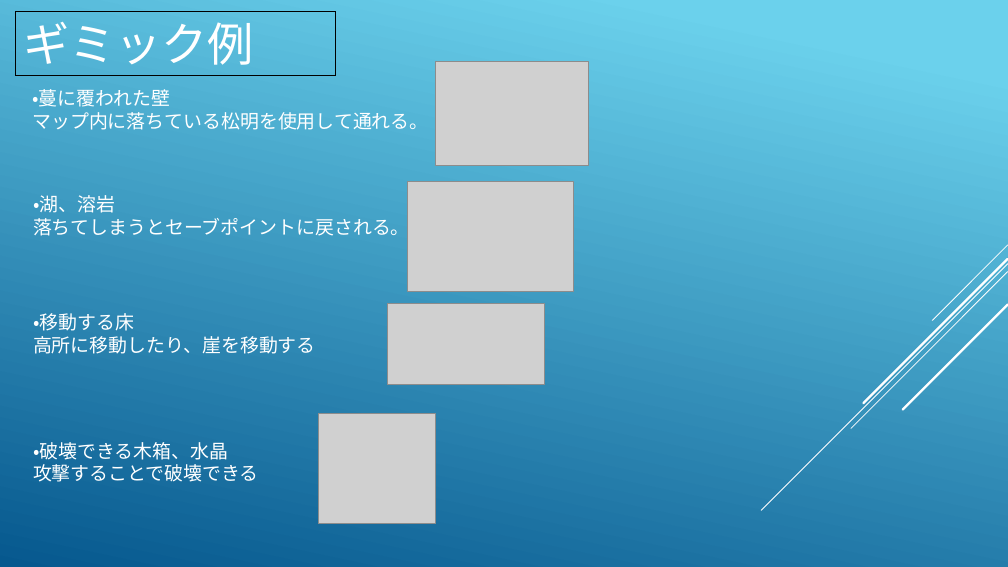
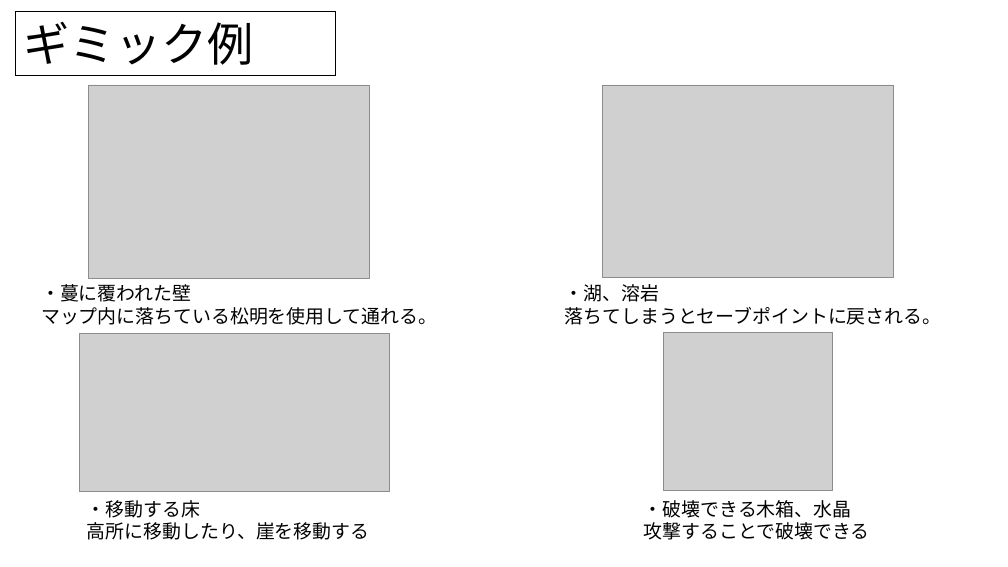
Before and after one commit to KawanoTakumi/2B-Team, a slide deck: slide 7 of Back To Home.pptx. Drawn at 1008x567 pixels with LibreOffice and Linux fonts; fonts in the diff are those of the drawing; grey boxes stand for pictures. Boxes give left, top, right and bottom in pixels: in the first picture for what was removed or moved away, otherwise in the second. Text is boxed around its words. In the diff, an @@ line names an element or a change of style, - is before the commit and + after.

```diff
--- a/Back To Home.pptx
+++ b/Back To Home.pptx
@@ background gradient #6ED2EB to #06588E to #FFFFFF @@
@@ picture: place and size @@
-picture at [436,61,588,166]
+picture at [88,85,369,278]
@@ picture: place and size @@
-picture at [408,181,574,291]
+picture at [602,85,894,277]
@@ text "・蔓に覆われた壁": place and size @@
-text "・蔓に覆われた壁" at [32,89,428,130]
+text "・蔓に覆われた壁" at [41,284,437,325]
@@ text "・湖、溶岩": place and size @@
-text "・湖、溶岩" at [33,195,410,240]
+text "・湖、溶岩" at [565,284,942,325]
@@ group removed at [761,245,1008,510]: 5 lines @@
@@ picture: place and size @@
-picture at [387,303,544,384]
+picture at [79,333,389,492]
@@ picture: place and size @@
-picture at [318,414,436,523]
+picture at [664,333,833,490]
@@ text "・移動する床": place and size @@
-text "・移動する床" at [33,313,316,354]
+text "・移動する床" at [87,500,370,540]
@@ font TeX Gyre Adventor to Noto Sans CJK JP, text colour #FFFFFF to #000000 in 5 elements at [16,12,335,76], [41,284,437,325], [565,284,942,325], [87,500,370,540], [644,500,870,540] @@
@@ text "・破壊できる木箱、水晶": place and size @@
-text "・破壊できる木箱、水晶" at [33,442,259,482]
+text "・破壊できる木箱、水晶" at [644,500,870,540]
```
Also in this commit, not shown: 6 other slides changed.
